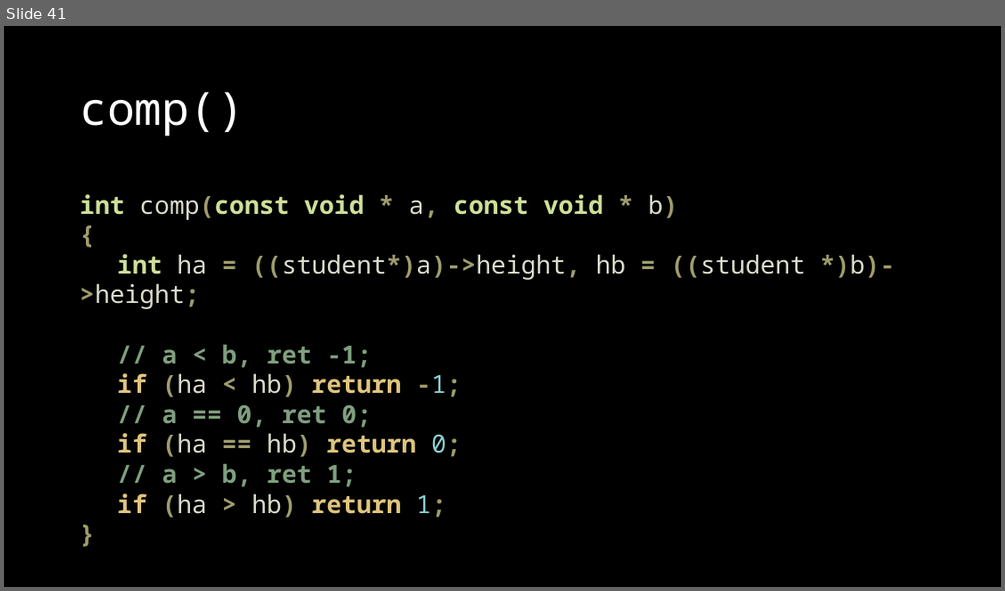
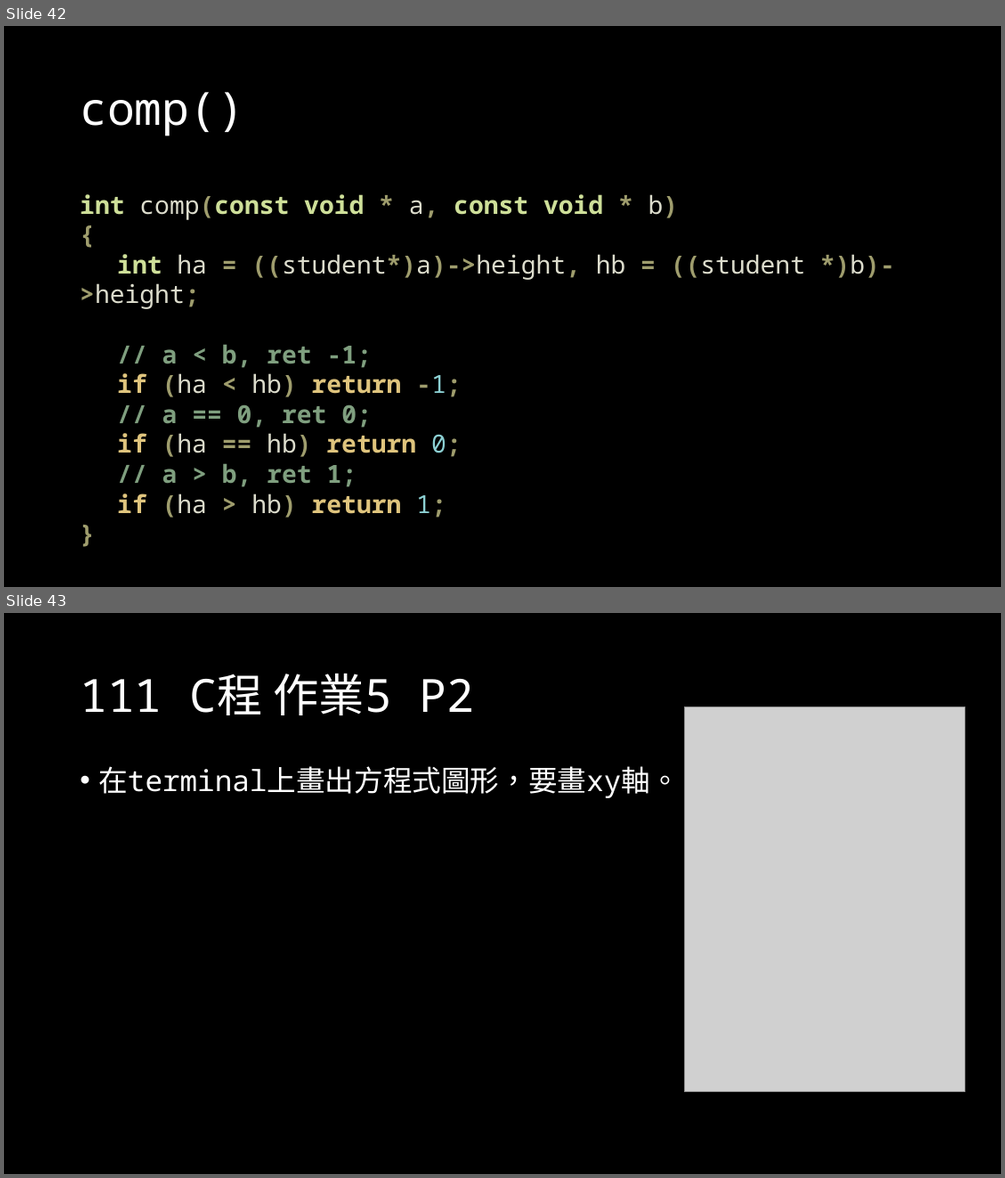
Before and after one commit to OEmiliatanO/those_c_prog_didnt_teach, a slide deck: Ch1/Ch1-basic.pptx. Shown one above the other, each under a label of ours: slide 41 before the commit, slides 42 and 43 after it. The pictures are 1005x591 and 1005x1178 pixels, drawn with LibreOffice and Linux fonts; fonts in the diff are those of the drawing; grey boxes stand for pictures. Boxes give left, top, right and bottom in pixels: in the first picture for what was removed or moved away, otherwise in the second. Text is boxed around its words. In the diff, an @@ line names an element or a change of style, - is before the commit and + after.

```diff
--- a/Ch1/Ch1-basic.pptx
+++ b/Ch1/Ch1-basic.pptx
@@ slide 43 added at <box>4,613,1001,1174</box>, background #000000 @@
@@ title added at <box>80,673,475,715</box>, 44 pt, text #FFFFFF @@
+111 C程 作業5 P2
@@ picture added at <box>685,707,965,1093</box> @@
@@ text added at <box>98,766,679,798</box>, 28 pt, text #FFFFFF @@
+• 在terminal上畫出方程式圖形，要畫xy軸。
@@ what was slide 41 is now slide 42 @@
```
Also in this commit, not shown: 6 slides changed, 2 other slides added, 1 other file.
